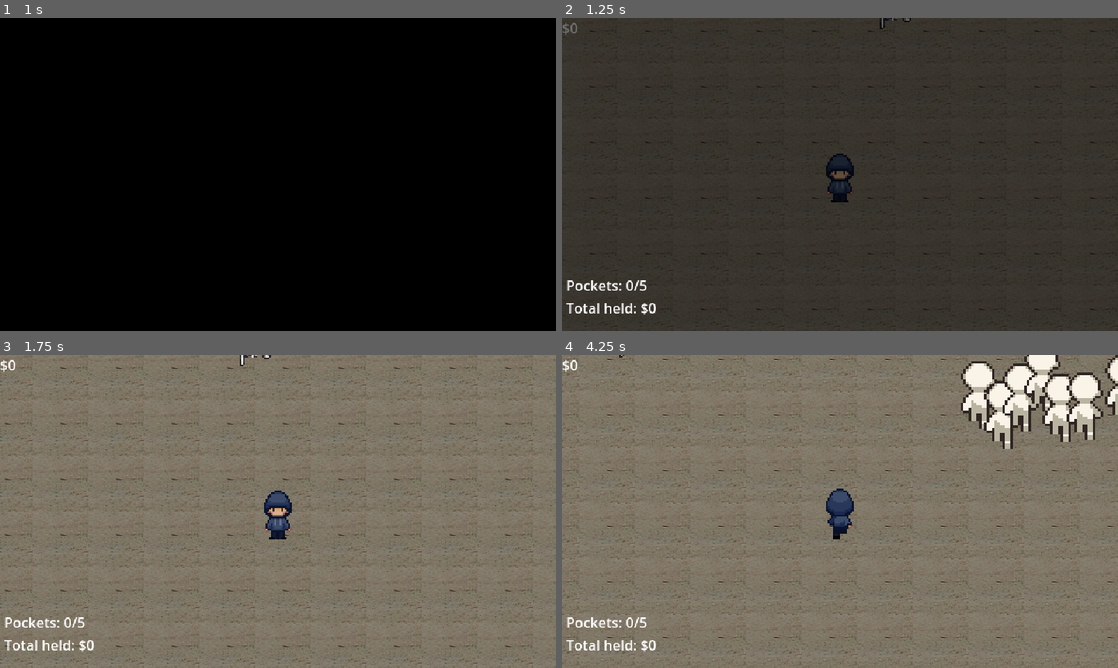
Above: before the commit, frames 1-4 (two rows, left to right).
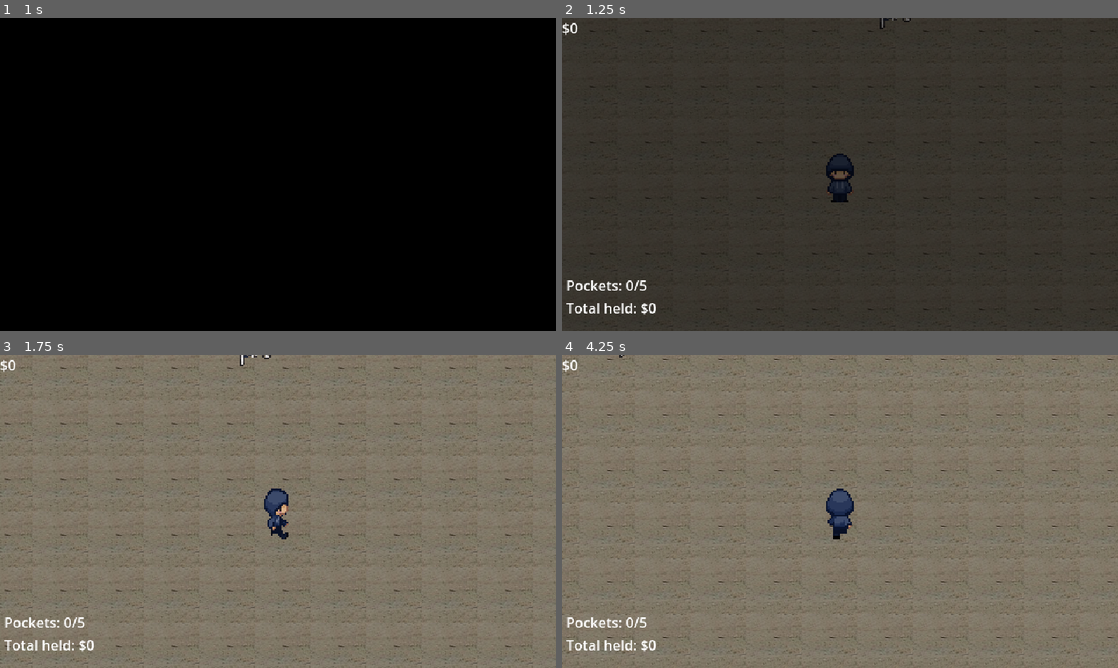
Above: after the commit, the same moments.

Repository: nithinsenthil/UCDBTS
Game: Godot game, scene res://Scenes/title.tscn
The game is run twice, just before and just after one commit, with the same random seed, the same clock (stepped at 60 frames per second) and the same inputs. The engine's default icon, where the game draws it, is replaced by a stand-in: a white triangle on a blue panel in a dark square.
Inputs (mouse positions are in pixels of both pictures, inside the frame that each line leads up to):
- Up to frame 1 (1 s): click "Start Game" at 0.5 s
- Up to frame 2 (1.25 s): no input
- Up to frame 3 (1.75 s): move the mouse to (400, 495) at 1.27 s; hold D (Right) from 1.28 s (still down); hold F (Interact) from 1.28 s (still down)
- Up to frame 4 (4.25 s): move the mouse to (728, 527) at 2.02 s; release D (Right) at 2.03 s; release F (Interact) at 2.03 s; hold S (Down) 2.03-2.78 s; tap L (BikeMinigameEnd) at 2.1 s; tap F (Interact) at 2.3, 3.8 s; move the mouse to (895, 442) at 2.77 s; hold D (Right) 2.78-3.53 s; hold F (Interact) 2.78-3.53 s; tap K (BikeMinigameStart) at 2.85 s; move the mouse to (812, 574) at 3.52 s; hold W (Up) from 3.53 s (still down); tap P (CameraControlsOff) at 3.6 s

Frame 1 is identical in both runs. In frame 2, less than 0.1% of the frame differs, in the area x 0-3%, y 1-6%; in frame 3, 0.4%; in frame 4, 5.3%, in the area x 71-100%, y 0-30%.

Commit message:
Revert "Add example NPC"

Diff:
--- a/ucdbts/Assets/environment/example_navigation_polygon.tres
+++ /dev/null
@@ -1,6 +0,0 @@
-[gd_resource type="NavigationPolygon" format=3 uid="uid://0ojkmy0b7d8a"]
-
-[resource]
-vertices = PackedVector2Array(3215.039, -436.0078, 3220.9531, 763, 741.03125, 763, 744.96094, -438.97656)
-polygons = Array[PackedInt32Array]([PackedInt32Array(0, 1, 2, 3)])
-outlines = Array[PackedVector2Array]([PackedVector2Array(716, -445, 3225, -446, 3231, 773, 731, 773)])
--- a/ucdbts/Scenes/debug_scene.tscn
+++ b/ucdbts/Scenes/debug_scene.tscn
@@ -10,33 +10,17 @@
 [ext_resource type="Texture2D" uid="uid://cfqiv4ug4rfu7" path="res://Assets/bikes/bike4.png" id="6_536f3"]
 [ext_resource type="Texture2D" uid="uid://cqaocehmrkcis" path="res://Assets/bikes/bike3.png" id="7_qh7gd"]
 
-[sub_resource type="NavigationPolygon" id="NavigationPolygon_elfx1"]
-vertices = PackedVector2Array(32, 32, -32, 32, -32, -32, 32, -32)
-polygons = Array[PackedInt32Array]([PackedInt32Array(0, 1, 2, 3)])
-outlines = Array[PackedVector2Array]([PackedVector2Array(-32, -32, 32, -32, 32, 32, -32, 32)])
-agent_radius = 0.0
-
-[sub_resource type="NavigationPolygon" id="NavigationPolygon_4w3iw"]
-vertices = PackedVector2Array(32, 32, -32, 32, -32, -32, 32, -32)
-polygons = Array[PackedInt32Array]([PackedInt32Array(0, 1, 2, 3)])
-outlines = Array[PackedVector2Array]([PackedVector2Array(-32, -32, 32, -32, 32, 32, -32, 32)])
-agent_radius = 0.0
-
 [sub_resource type="TileSetAtlasSource" id="TileSetAtlasSource_4w3iw"]
 texture = ExtResource("3_emu5f")
 texture_region_size = Vector2i(64, 64)
 5:16/0 = 0
-5:16/0/navigation_layer_0/polygon = SubResource("NavigationPolygon_4w3iw")
 3:3/0 = 0
 3:3/0/physics_layer_0/polygon_0/points = PackedVector2Array(-32, -32, -32, 32, 32, 32, 32, -32)
-3:3/0/navigation_layer_1/polygon = SubResource("NavigationPolygon_elfx1")
 
 [sub_resource type="TileSet" id="TileSet_3pc2c"]
 tile_size = Vector2i(64, 64)
 physics_layer_0/collision_layer = 2
 physics_layer_0/collision_mask = 9
-navigation_layer_0/layers = 1
-navigation_layer_1/layers = 2
 sources/4 = SubResource("TileSetAtlasSource_4w3iw")
 
 [node name="DebugScene" type="Node"]
--- a/ucdbts/Scenes/level_1.tscn
+++ b/ucdbts/Scenes/level_1.tscn
@@ -7,10 +7,8 @@
 [ext_resource type="Texture2D" uid="uid://cbfk6vu0papus" path="res://Assets/environment/ucdavis.jpg" id="4_chwpn"]
 [ext_resource type="Script" uid="uid://bewtipkcwvdg" path="res://Scripts/money.gd" id="5_af3po"]
 [ext_resource type="Script" uid="uid://bablma2t4h3vm" path="res://Scripts/Debugging/debug_label.gd" id="6_uy8f0"]
-[ext_resource type="Script" uid="uid://cplyk1jik3cck" path="res://Scripts/pockets.gd" id="7_6r07y"]
+[ext_resource type="Script" path="res://Scripts/pockets.gd" id="7_6r07y"]
 [ext_resource type="Script" uid="uid://c6yccf4lx8l0t" path="res://Scripts/end_level.gd" id="8_xrdnt"]
-[ext_resource type="Script" uid="uid://d4mpg3giydsye" path="res://Scripts/Managers/spawn_manager.gd" id="9_wrinw"]
-[ext_resource type="Script" uid="uid://kik08044h466" path="res://Scripts/NPC/spawn_point.gd" id="10_chwpn"]
 
 [sub_resource type="RectangleShape2D" id="RectangleShape2D_wrinw"]
 size = Vector2(91.5, 173)
@@ -64,34 +62,3 @@
 [node name="CollisionShape2D" type="CollisionShape2D" parent="Area2D"]
 position = Vector2(1326, -509)
 shape = SubResource("RectangleShape2D_wrinw")
-
-[node name="SpawnManager" type="Node" parent="." node_paths=PackedStringArray("spawnpoints")]
-script = ExtResource("9_wrinw")
-spawnpoints = [NodePath("SpawnPoint1"), NodePath("SpawnPoint2"), NodePath("SpawnPoint3"), NodePath("SpawnPoint4"), NodePath("SpawnPoint5")]
-max_num_npcs = 72
-metadata/_custom_type_script = "uid://d4mpg3giydsye"
-
-[node name="SpawnPoint1" type="Node2D" parent="SpawnManager"]
-position = Vector2(-527, -417)
-script = ExtResource("10_chwpn")
-metadata/_custom_type_script = "uid://kik08044h466"
-
-[node name="SpawnPoint2" type="Node2D" parent="SpawnManager"]
-position = Vector2(816, -134)
-script = ExtResource("10_chwpn")
-metadata/_custom_type_script = "uid://kik08044h466"
-
-[node name="SpawnPoint3" type="Node2D" parent="SpawnManager"]
-position = Vector2(-1174, 600)
-script = ExtResource("10_chwpn")
-metadata/_custom_type_script = "uid://kik08044h466"
-
-[node name="SpawnPoint4" type="Node2D" parent="SpawnManager"]
-position = Vector2(1229, 597)
-script = ExtResource("10_chwpn")
-metadata/_custom_type_script = "uid://kik08044h466"
-
-[node name="SpawnPoint5" type="Node2D" parent="SpawnManager"]
-position = Vector2(-737, 13)
-script = ExtResource("10_chwpn")
-metadata/_custom_type_script = "uid://kik08044h466"
--- a/ucdbts/Scenes/npc.tscn
+++ /dev/null
@@ -1,309 +0,0 @@
-[gd_scene load_steps=42 format=3 uid="uid://bqjr0826rxubv"]
-
-[ext_resource type="Script" uid="uid://ulol4fu7adlv" path="res://Scripts/Player/character.gd" id="1_h1ryf"]
-[ext_resource type="Texture2D" uid="uid://beplgafmjuvba" path="res://Assets/character/idle_template.png" id="1_xxsvc"]
-[ext_resource type="Texture2D" uid="uid://dtij8wp0q07nc" path="res://Assets/character/run_template.png" id="2_g6unj"]
-[ext_resource type="Script" uid="uid://cnbwnmcqir8u8" path="res://Scripts/NPC/locomotion.gd" id="3_g6unj"]
-[ext_resource type="Script" uid="uid://b5v770dhitjku" path="res://Scripts/NPC/eyes.gd" id="5_1ig1v"]
-[ext_resource type="Script" uid="uid://cshv1xwljksjt" path="res://Scripts/NPC/ears.gd" id="6_6atyd"]
-[ext_resource type="Script" uid="uid://b71w67wrooovm" path="res://Scripts/NPC/brain.gd" id="7_2xkex"]
-[ext_resource type="Script" uid="uid://bm6ylu365gnma" path="res://Scripts/Debugging/npc_debug_label.gd" id="8_8gudg"]
-
-[sub_resource type="CapsuleShape2D" id="CapsuleShape2D_h1ryf"]
-radius = 6.0
-height = 26.0
-
-[sub_resource type="AtlasTexture" id="AtlasTexture_vgqql"]
-atlas = ExtResource("1_xxsvc")
-region = Rect2(0, 128, 16, 32)
-
-[sub_resource type="AtlasTexture" id="AtlasTexture_fkybt"]
-atlas = ExtResource("1_xxsvc")
-region = Rect2(16, 128, 16, 32)
-
-[sub_resource type="AtlasTexture" id="AtlasTexture_x3wgy"]
-atlas = ExtResource("1_xxsvc")
-region = Rect2(32, 128, 16, 32)
-
-[sub_resource type="AtlasTexture" id="AtlasTexture_3smsa"]
-atlas = ExtResource("1_xxsvc")
-region = Rect2(48, 128, 16, 32)
-
-[sub_resource type="AtlasTexture" id="AtlasTexture_8erm5"]
-atlas = ExtResource("1_xxsvc")
-region = Rect2(0, 0, 16, 32)
-
-[sub_resource type="AtlasTexture" id="AtlasTexture_f1ek2"]
-atlas = ExtResource("1_xxsvc")
-region = Rect2(16, 0, 16, 32)
-
-[sub_resource type="AtlasTexture" id="AtlasTexture_tx1dd"]
-atlas = ExtResource("1_xxsvc")
-region = Rect2(32, 0, 16, 32)
-
-[sub_resource type="AtlasTexture" id="AtlasTexture_gymyn"]
-atlas = ExtResource("1_xxsvc")
-region = Rect2(48, 0, 16, 32)
-
-[sub_resource type="AtlasTexture" id="AtlasTexture_pu2lt"]
-atlas = ExtResource("1_xxsvc")
-region = Rect2(0, 64, 16, 32)
-
-[sub_resource type="AtlasTexture" id="AtlasTexture_ukyrk"]
-atlas = ExtResource("1_xxsvc")
-region = Rect2(16, 64, 16, 32)
-
-[sub_resource type="AtlasTexture" id="AtlasTexture_7dp3o"]
-atlas = ExtResource("1_xxsvc")
-region = Rect2(32, 64, 16, 32)
-
-[sub_resource type="AtlasTexture" id="AtlasTexture_h4iuc"]
-atlas = ExtResource("1_xxsvc")
-region = Rect2(48, 64, 16, 32)
-
-[sub_resource type="AtlasTexture" id="AtlasTexture_fd4e3"]
-atlas = ExtResource("2_g6unj")
-region = Rect2(0, 128, 16, 32)
-
-[sub_resource type="AtlasTexture" id="AtlasTexture_qqcod"]
-atlas = ExtResource("2_g6unj")
-region = Rect2(16, 128, 16, 32)
-
-[sub_resource type="AtlasTexture" id="AtlasTexture_igrcy"]
-atlas = ExtResource("2_g6unj")
-region = Rect2(32, 128, 16, 32)
-
-[sub_resource type="AtlasTexture" id="AtlasTexture_fs7ks"]
-atlas = ExtResource("2_g6unj")
-region = Rect2(48, 128, 16, 32)
-
-[sub_resource type="AtlasTexture" id="AtlasTexture_l6n3p"]
-atlas = ExtResource("2_g6unj")
-region = Rect2(64, 128, 16, 32)
-
-[sub_resource type="AtlasTexture" id="AtlasTexture_olqyp"]
-atlas = ExtResource("2_g6unj")
-region = Rect2(80, 128, 16, 32)
-
-[sub_resource type="AtlasTexture" id="AtlasTexture_wpjfl"]
-atlas = ExtResource("2_g6unj")
-region = Rect2(0, 0, 16, 32)
-
-[sub_resource type="AtlasTexture" id="AtlasTexture_bi64h"]
-atlas = ExtResource("2_g6unj")
-region = Rect2(16, 0, 16, 32)
-
-[sub_resource type="AtlasTexture" id="AtlasTexture_2ijsl"]
-atlas = ExtResource("2_g6unj")
-region = Rect2(32, 0, 16, 32)
-
-[sub_resource type="AtlasTexture" id="AtlasTexture_p1odr"]
-atlas = ExtResource("2_g6unj")
-region = Rect2(48, 0, 16, 32)
-
-[sub_resource type="AtlasTexture" id="AtlasTexture_0gysh"]
-atlas = ExtResource("2_g6unj")
-region = Rect2(64, 0, 16, 32)
-
-[sub_resource type="AtlasTexture" id="AtlasTexture_vfarp"]
-atlas = ExtResource("2_g6unj")
-region = Rect2(80, 0, 16, 32)
-
-[sub_resource type="AtlasTexture" id="AtlasTexture_y6uwr"]
-atlas = ExtResource("2_g6unj")
-region = Rect2(0, 64, 16, 32)
-
-[sub_resource type="AtlasTexture" id="AtlasTexture_83xs0"]
-atlas = ExtResource("2_g6unj")
-region = Rect2(16, 64, 16, 32)
-
-[sub_resource type="AtlasTexture" id="AtlasTexture_ypfnu"]
-atlas = ExtResource("2_g6unj")
-region = Rect2(32, 64, 16, 32)
-
-[sub_resource type="AtlasTexture" id="AtlasTexture_xuaoq"]
-atlas = ExtResource("2_g6unj")
-region = Rect2(48, 64, 16, 32)
-
-[sub_resource type="AtlasTexture" id="AtlasTexture_wohnl"]
-atlas = ExtResource("2_g6unj")
-region = Rect2(64, 64, 16, 32)
-
-[sub_resource type="AtlasTexture" id="AtlasTexture_36dho"]
-atlas = ExtResource("2_g6unj")
-region = Rect2(80, 64, 16, 32)
-
-[sub_resource type="SpriteFrames" id="SpriteFrames_1ig1v"]
-animations = [{
-"frames": [{
-"duration": 1.0,
-"texture": SubResource("AtlasTexture_vgqql")
-}, {
-"duration": 1.0,
-"texture": SubResource("AtlasTexture_fkybt")
-}, {
-"duration": 1.0,
-"texture": SubResource("AtlasTexture_x3wgy")
-}, {
-"duration": 1.0,
-"texture": SubResource("AtlasTexture_3smsa")
-}],
-"loop": true,
-"name": &"idle_back",
-"speed": 5.0
-}, {
-"frames": [{
-"duration": 1.0,
-"texture": SubResource("AtlasTexture_8erm5")
-}, {
-"duration": 1.0,
-"texture": SubResource("AtlasTexture_f1ek2")
-}, {
-"duration": 1.0,
-"texture": SubResource("AtlasTexture_tx1dd")
-}, {
-"duration": 1.0,
-"texture": SubResource("AtlasTexture_gymyn")
-}],
-"loop": true,
-"name": &"idle_front",
-"speed": 5.0
-}, {
-"frames": [{
-"duration": 1.0,
-"texture": SubResource("AtlasTexture_pu2lt")
-}, {
-"duration": 1.0,
-"texture": SubResource("AtlasTexture_ukyrk")
-}, {
-"duration": 1.0,
-"texture": SubResource("AtlasTexture_7dp3o")
-}, {
-"duration": 1.0,
-"texture": SubResource("AtlasTexture_h4iuc")
-}],
-"loop": true,
-"name": &"idle_side",
-"speed": 5.0
-}, {
-"frames": [{
-"duration": 1.0,
-"texture": SubResource("AtlasTexture_fd4e3")
-}, {
-"duration": 1.0,
-"texture": SubResource("AtlasTexture_qqcod")
-}, {
-"duration": 1.0,
-"texture": SubResource("AtlasTexture_igrcy")
-}, {
-"duration": 1.0,
-"texture": SubResource("AtlasTexture_fs7ks")
-}, {
-"duration": 1.0,
-"texture": SubResource("AtlasTexture_l6n3p")
-}, {
-"duration": 1.0,
-"texture": SubResource("AtlasTexture_olqyp")
-}],
-"loop": true,
-"name": &"run_back",
-"speed": 5.0
-}, {
-"frames": [{
-"duration": 1.0,
-"texture": SubResource("AtlasTexture_wpjfl")
-}, {
-"duration": 1.0,
-"texture": SubResource("AtlasTexture_bi64h")
-}, {
-"duration": 1.0,
-"texture": SubResource("AtlasTexture_2ijsl")
-}, {
-"duration": 1.0,
-"texture": SubResource("AtlasTexture_p1odr")
-}, {
-"duration": 1.0,
-"texture": SubResource("AtlasTexture_0gysh")
-}, {
-"duration": 1.0,
-"texture": SubResource("AtlasTexture_vfarp")
-}],
-"loop": true,
-"name": &"run_front",
-"speed": 5.0
-}, {
-"frames": [{
-"duration": 1.0,
-"texture": SubResource("AtlasTexture_y6uwr")
-}, {
-"duration": 1.0,
-"texture": SubResource("AtlasTexture_83xs0")
-}, {
-"duration": 1.0,
-"texture": SubResource("AtlasTexture_ypfnu")
-}, {
-"duration": 1.0,
-"texture": SubResource("AtlasTexture_xuaoq")
-}, {
-"duration": 1.0,
-"texture": SubResource("AtlasTexture_wohnl")
-}, {
-"duration": 1.0,
-"texture": SubResource("AtlasTexture_36dho")
-}],
-"loop": true,
-"name": &"run_side",
-"speed": 5.0
-}]
-
-[sub_resource type="LabelSettings" id="LabelSettings_8gudg"]
-font_size = 10
-
-[node name="NPCExample" type="CharacterBody2D"]
-collision_layer = 8
-collision_mask = 11
-script = ExtResource("1_h1ryf")
-movement_speed = 120
-metadata/_custom_type_script = "uid://ulol4fu7adlv"
-
-[node name="CollisionShape2D" type="CollisionShape2D" parent="."]
-position = Vector2(0, 3)
-shape = SubResource("CapsuleShape2D_h1ryf")
-
-[node name="AnimatedSprite2D" type="AnimatedSprite2D" parent="."]
-scale = Vector2(3, 3)
-sprite_frames = SubResource("SpriteFrames_1ig1v")
-animation = &"run_side"
-
-[node name="Brain" type="Node" parent="."]
-script = ExtResource("7_2xkex")
-
-[node name="Eyes" type="RayCast2D" parent="."]
-script = ExtResource("5_1ig1v")
-
-[node name="Ears" type="RayCast2D" parent="."]
-script = ExtResource("6_6atyd")
-
-[node name="NPCDebugLabel" type="Label" parent="."]
-visible = false
-offset_left = -12.0
-offset_top = -35.0
-offset_right = 12.0
-offset_bottom = -12.0
-label_settings = SubResource("LabelSettings_8gudg")
-horizontal_alignment = 1
-script = ExtResource("8_8gudg")
-
-[node name="Locomotion" type="Node2D" parent="."]
-script = ExtResource("3_g6unj")
-metadata/_custom_type_script = "uid://cnbwnmcqir8u8"
-
-[node name="NavigationAgent2D" type="NavigationAgent2D" parent="Locomotion"]
-avoidance_enabled = true
-neighbor_distance = 75.0
-max_neighbors = 8
-time_horizon_obstacles = 0.5
-max_speed = 120.0
-avoidance_layers = 2
-avoidance_mask = 2
-avoidance_priority = 0.5
--- a/ucdbts/Scenes/player.tscn
+++ b/ucdbts/Scenes/player.tscn
@@ -274,9 +274,3 @@
 offset_right = 64.0
 offset_bottom = -47.0
 text = "Pockets are full!"
-
-[node name="NavigationObstacle2D" type="NavigationObstacle2D" parent="."]
-radius = 10.0
-vertices = PackedVector2Array(-17, -28, 20, -28, 20, 34, -17, 34)
-carve_navigation_mesh = true
-avoidance_layers = 2
--- a/ucdbts/Scripts/Debugging/npc_debug_label.gd
+++ /dev/null
@@ -1,21 +0,0 @@
-class_name NPCDebugLabel
-extends Label
-
-var _brain : Brain
-var _eyes : Eyes
-var _ears : Ears
-var _locomotion : Locomotion
-
-
-func _ready() -> void:
-	_brain = $"../Brain"
-	_eyes = $"../Eyes"
-	_ears = $"../Ears"
-	_locomotion = $"../Locomotion"
-
-
-func _process(_delta: float) -> void:
-	text = "sus: " + str(snappedf(_brain.suspicion, 0.1)) + "\n"
-	text += "vision: " + str(snappedf(_eyes._sensitivity, 0.1)) + "\n"
-	text += "hearing: " + str(snappedf(_ears._sensitivity, 0.1)) + "\n"
-	text += "wandering: " + str(snappedf(_locomotion._tendency_to_wander, 0.1))
--- a/ucdbts/Scripts/Managers/npc_factory.gd
+++ /dev/null
@@ -1,37 +0,0 @@
-class_name NPCFactory
-extends Node
-
-const _npc_scene: PackedScene = preload("res://Scenes/npc.tscn")
-
-
-# TODO: add level-specific multipliers?
-func new_npc() -> Character:
-	var new_npc_node = _npc_scene.instantiate()
-	get_tree().current_scene.add_child(new_npc_node)
-	new_npc_node.set_owner(get_tree().current_scene)
-
-	new_npc_node.get_node("Brain")._maximum_suspicion = \
-		clampf (randfn(Brain.MEAN_MAX_SUS, Brain.STDEV_MAX_SUS),
-			  	Brain.MIN_MAX_SUS,
-			  	Brain.MAX_MAX_SUS
-		)
-
-	new_npc_node.get_node("Ears")._sensitivity = \
-		clampf (randfn(Ears.MEAN_SENS, Ears.STDEV_SENS),
-			  	Ears.MIN_SENS,
-			  	Ears.MAX_SENS
-		)
-
-	new_npc_node.get_node("Eyes")._sensitivity = \
-		clampf (randfn(Eyes.MEAN_SENS, Eyes.STDEV_SENS),
-			  	Eyes.MIN_SENS,
-			  	Eyes.MAX_SENS
-		)
-
-	new_npc_node.get_node("Locomotion")._tendency_to_wander = \
-		clampf (randfn(Locomotion.MEAN_WANDER, Locomotion.STDEV_WANDER),
-			  	Locomotion.MIN_WANDER,
-			  	Locomotion.MAX_WANDER
-		)
-
-	return new_npc_node
--- a/ucdbts/Scripts/Managers/npc_manager.gd
+++ /dev/null
@@ -1,28 +0,0 @@
-class_name NPCManager
-extends Node
-
-var num_npcs : int = 0
-
-
-func _ready() -> void:
-	signals.spawn_npc.connect(_spawn_npc)
-
-
-func _spawn_npc() -> void:
-	var spawn_manager: SpawnManager = get_tree().current_scene.get_node("SpawnManager")
-	var spawnpoints: Array[SpawnPoint] = spawn_manager.spawnpoints
-	var new_position: Vector2 = spawnpoints.pick_random().global_position
-	var new_target: Vector2 = spawnpoints.pick_random().global_position
-
-	var new_npc_node: Character = npc_factory.new_npc()
-	new_npc_node.global_position = new_position
-
-	var npc_locomotion: Locomotion = new_npc_node.get_node("Locomotion")
-	npc_locomotion.set_movement_target(new_target)
-
-	num_npcs += 1
-
-
-func _destroy_npc(npc: Character) -> void:
-	npc.queue_free()
-	num_npcs -= 1
--- a/ucdbts/Scripts/Managers/signals.gd
+++ b/ucdbts/Scripts/Managers/signals.gd
@@ -1,10 +1,7 @@
 class_name Signals
 extends Node
 
-@warning_ignore_start("unused_signal")
-
 signal sprite_change(facing: Character.Facing, action: Character.Action)
-
 signal toggle_camera_controls(new_status: bool)
 signal bike_minigame_start()
 signal bike_minigame_end()
@@ -13,12 +10,3 @@
 # Audio signals
 signal player_step()
 signal button_click()
-
-# NPC Signals
-signal player_visually_sus(location: Vector2, sus_level: float)
-signal player_audially_sus(location: Vector2, sus_level: float)
-
-signal spawn_npc()
-signal npc_caught_player()
-
-@warning_ignore_restore("unused_signal")
--- a/ucdbts/Scripts/Managers/spawn_manager.gd
+++ /dev/null
@@ -1,11 +0,0 @@
-class_name SpawnManager
-extends Node
-
-# Set in the editor for each level
-@export var spawnpoints : Array[SpawnPoint]
-@export var max_num_npcs : int
-
-
-func _physics_process(_delta: float) -> void:
-	if (npc_manager.num_npcs < max_num_npcs):
-		npc_manager._spawn_npc()
--- a/ucdbts/Scripts/NPC/brain.gd
+++ /dev/null
@@ -1,15 +0,0 @@
-class_name Brain
-extends Node
-
-const MAX_MAX_SUS: float = 100.0
-const MIN_MAX_SUS: float = 50.0
-const MEAN_MAX_SUS: float = 100.0
-const STDEV_MAX_SUS: float = 10.0
-
-var suspicion : float = 0.0
-var _maximum_suspicion : float = INF
-
-
-func _physics_process(_delta: float) -> void:
-	if suspicion > _maximum_suspicion:
-		signals.npc_caught_player.emit()
--- a/ucdbts/Scripts/NPC/ears.gd
+++ /dev/null
@@ -1,12 +0,0 @@
-class_name Ears
-extends Sensor
-
-const MAX_SENS: float = 1.0
-const MIN_SENS: float = 0.0
-const MEAN_SENS: float = 0.8
-const STDEV_SENS: float = 0.1
-
-
-func _ready() -> void:
-	signals.player_audially_sus.connect(_on_sense)
-	super()
--- a/ucdbts/Scripts/NPC/eyes.gd
+++ /dev/null
@@ -1,12 +0,0 @@
-class_name Eyes
-extends Sensor
-
-const MAX_SENS: float = 1.0
-const MIN_SENS: float = 0.0
-const MEAN_SENS: float = 0.8
-const STDEV_SENS: float = 0.1
-
-
-func _ready() -> void:
-	signals.player_visually_sus.connect(_on_sense)
-	super()
--- a/ucdbts/Scripts/NPC/locomotion.gd
+++ /dev/null
@@ -1,52 +0,0 @@
-class_name Locomotion
-extends Node2D
-
-const MAX_WANDER: float = 3.0
-const MIN_WANDER: float = 0.0
-const MEAN_WANDER: float = 2.0
-const STDEV_WANDER: float = 0.67
-
-const _DEFAULT_DESIRED_DISTANCE = 10.0
-
-var _tendency_to_wander : float = 2.0
-
-@onready var _npc : CharacterBody2D = $".."
-@onready var _nav_agent : NavigationAgent2D = $NavigationAgent2D
-
-
-# Code adapted from https://docs.godotengine.org/en/stable/tutorials/navigation/navigation_introduction_2d.html
-func _ready():
-	_nav_agent.path_desired_distance = _DEFAULT_DESIRED_DISTANCE * (1 + _tendency_to_wander)
-	_nav_agent.target_desired_distance = _DEFAULT_DESIRED_DISTANCE * (1 + _tendency_to_wander)
-
-	_nav_agent.connect("velocity_computed", _on_navigation_agent_2d_velocity_computed)
-
-	# Wait for NavigationServer to come up
-	actor_setup.call_deferred()
-
-
-func actor_setup():
-	# Wait for NavigationServer to come up
-	await get_tree().physics_frame
-
-
-func set_movement_target(target: Vector2):
-	_nav_agent.target_position = target
-
-
-func _physics_process(_delta):
-	if _nav_agent.is_navigation_finished():
-		npc_manager._destroy_npc(_npc)
-		return
-
-	var current_agent_position: Vector2 = global_position
-	var next_path_position: Vector2 = _nav_agent.get_next_path_position()
-
-	var raw_velocity = current_agent_position.direction_to(next_path_position)
-	raw_velocity += Vector2.from_angle(2*PI*randf()) / 4.0
-	raw_velocity *= _npc.movement_speed
-	_nav_agent.set_velocity(raw_velocity)
-
-
-func _on_navigation_agent_2d_velocity_computed(safe_velocity: Vector2) -> void:
-	_npc.set_velocity(safe_velocity)
--- a/ucdbts/Scripts/NPC/sensor.gd
+++ /dev/null
@@ -1,34 +0,0 @@
-@abstract
-class_name Sensor
-extends RayCast2D
-
-var _brain : Brain
-var _sensitivity : float = 1.0
-
-
-func _ready() -> void:
-	_brain = $"../Brain"
-	self.enabled = false
-	self.exclude_parent = true
-	self.collide_with_areas = false
-	self.collide_with_bodies = true
-
-
-# To be invoked on signals
-func _on_sense(source: Vector2, strength: float) -> void:
-	var distanceSq = global_position.distance_squared_to(source)
-	distanceSq = distanceSq / 20000 # TODO scale by some other unit
-
-	# Intensity decays with the inverse square of distance
-	var new_suspicion: float = strength / distanceSq
-
-	self.target_position = source
-	self.force_raycast_update()
-
-	# TODO: perhaps implement half-effective obstacles? e.g. a tree, a low wall
-	# TODO: get a reference to the player via SceneManager and add it to the exclude list
-	if self.is_colliding() and not self.get_collider().to_string().contains("Player"):
-		new_suspicion = 0.0
-
-	# The intensity is proportional to the sensor's sensitivity
-	_brain.suspicion += new_suspicion * _sensitivity
--- a/ucdbts/Scripts/NPC/spawn_point.gd
+++ /dev/null
@@ -1,2 +0,0 @@
-class_name SpawnPoint
-extends Node2D
--- a/ucdbts/Scripts/Player/character.gd
+++ b/ucdbts/Scripts/Player/character.gd
@@ -23,7 +23,7 @@
 
 const DEFAULT_MOVE_VELOCITY = 150
 
-@export var movement_speed = DEFAULT_MOVE_VELOCITY
+var movement_speed = DEFAULT_MOVE_VELOCITY
 var _facing:Facing = Facing.DOWN
 var _action:Action = Action.IDLE
 
--- a/ucdbts/Scripts/Player/player.gd
+++ b/ucdbts/Scripts/Player/player.gd
@@ -72,10 +72,6 @@
 			pockets_full_indicator_on = false
 			$PocketsFullLabel.visible = false
 
-	# TODO: replace with more sophisticated suspicion generation
-	if Input.get_action_strength("Interact"):
-		signals.player_visually_sus.emit(global_position, 1.0)
-
 	super(delta)
 
 
--- a/ucdbts/project.godot
+++ b/ucdbts/project.godot
@@ -20,8 +20,6 @@
 signals="*res://Scripts/Managers/signals.gd"
 SceneManager="*res://Scripts/Managers/scene_manager.gd"
 interactions="*res://Scripts/interaction_manager.gd"
-npc_manager="*res://Scripts/Managers/npc_manager.gd"
-npc_factory="*res://Scripts/Managers/npc_factory.gd"
 
 [display]
 
@@ -88,11 +86,6 @@
 "events": [Object(InputEventKey,"resource_local_to_scene":false,"resource_name":"","device":-1,"window_id":0,"alt_press …(192 unchanged characters)…
 ]
 }
-SpawnNPC={
-"deadzone": 0.2,
-"events": [Object(InputEventKey,"resource_local_to_scene":false,"resource_name":"","device":-1,"window_id":0,"alt_pressed":false,"shift_pressed":true,"ctrl_pressed":false,"meta_pressed":false,"pressed":false,"keycode":0,"physical_keycode":61,"key_label":0,"unicode":43,"location":0,"echo":false,"script":null)
-]
-}
 
 [layer_names]
 
Not shown: 1 places in ucdbts/Scenes/debug_scene.tscn that only renumber resources
Not shown: 1 places in ucdbts/Scenes/level_1.tscn that only renumber resources
Not shown, changed: ucdbts/Scripts/Cameras/camera_one.gd.uid
Not shown, removed: ucdbts/Scripts/Debugging/npc_debug_label.gd.uid
Not shown, removed: ucdbts/Scripts/Managers/npc_factory.gd.uid
Not shown, removed: ucdbts/Scripts/Managers/npc_manager.gd.uid
Not shown, removed: ucdbts/Scripts/Managers/spawn_manager.gd.uid
Not shown, removed: ucdbts/Scripts/NPC/brain.gd.uid
Not shown, removed: ucdbts/Scripts/NPC/ears.gd.uid
Not shown, removed: ucdbts/Scripts/NPC/eyes.gd.uid
Not shown, removed: ucdbts/Scripts/NPC/locomotion.gd.uid
Not shown, removed: ucdbts/Scripts/NPC/sensor.gd.uid
(and 1 more such lines)
